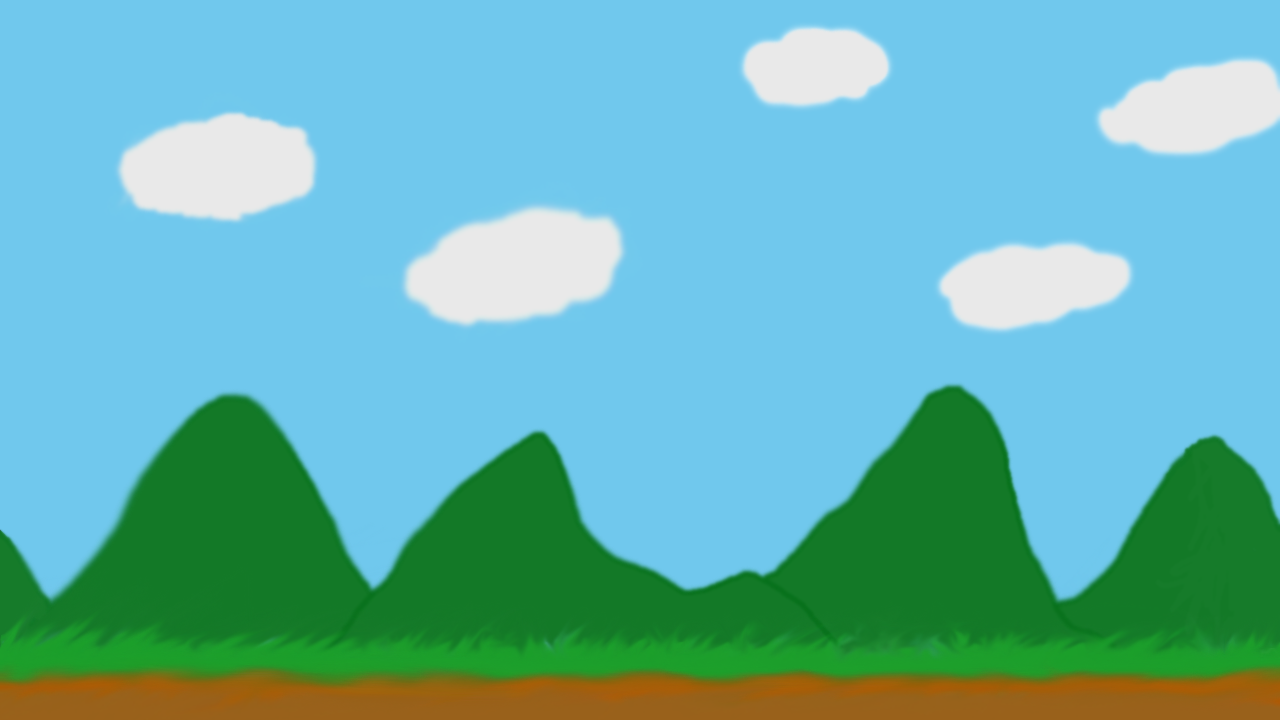
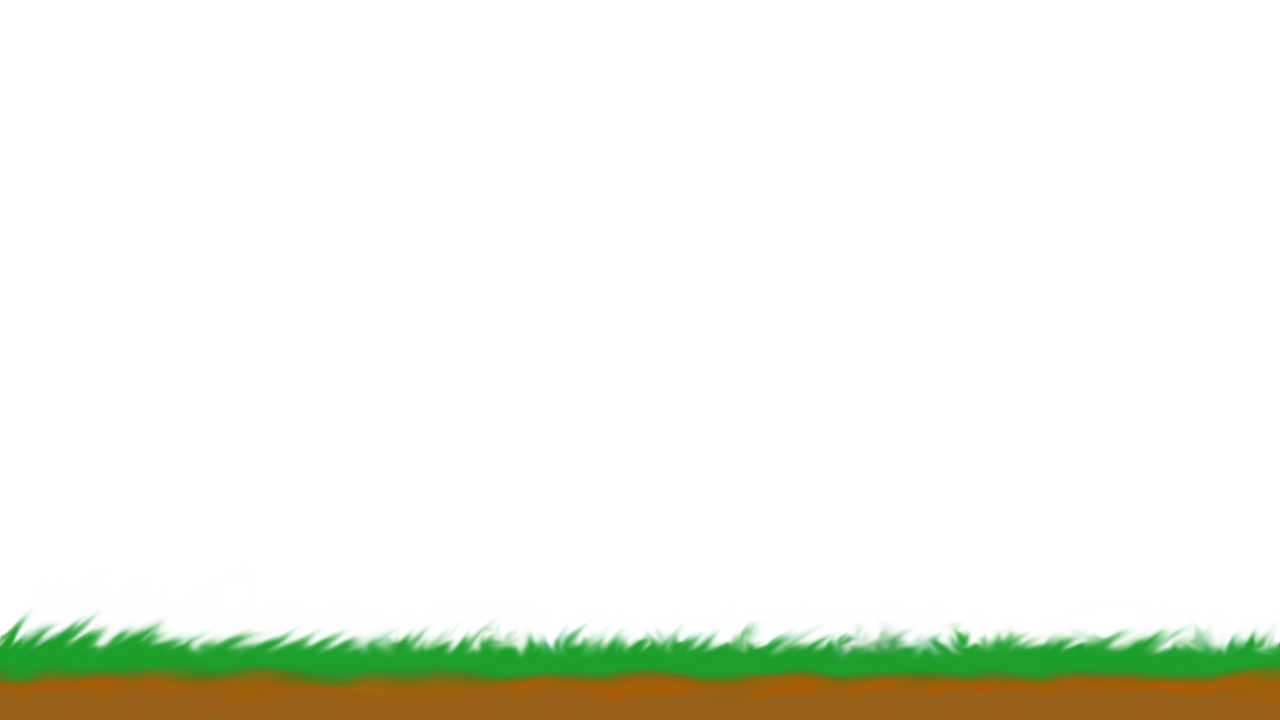
Layered file, before and after one edit (1280×720). Changes by layer:
hid "レイヤー 4", painted on it over [0, 380, 1280, 663]
hid "レイヤー 2" over [0, 0, 1280, 648]
